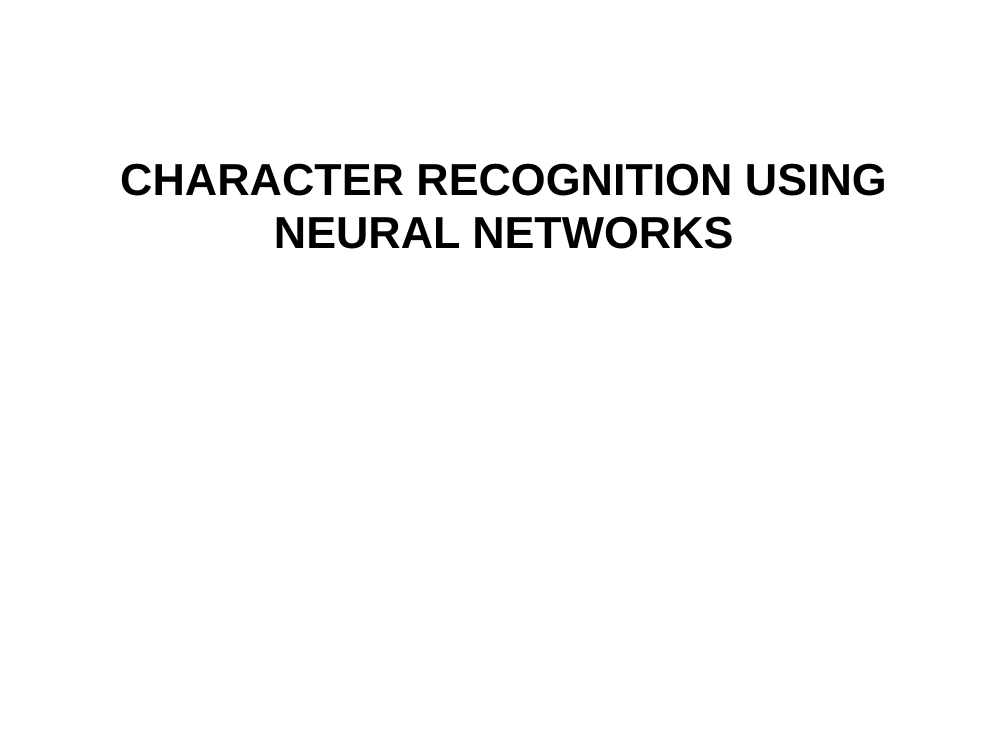
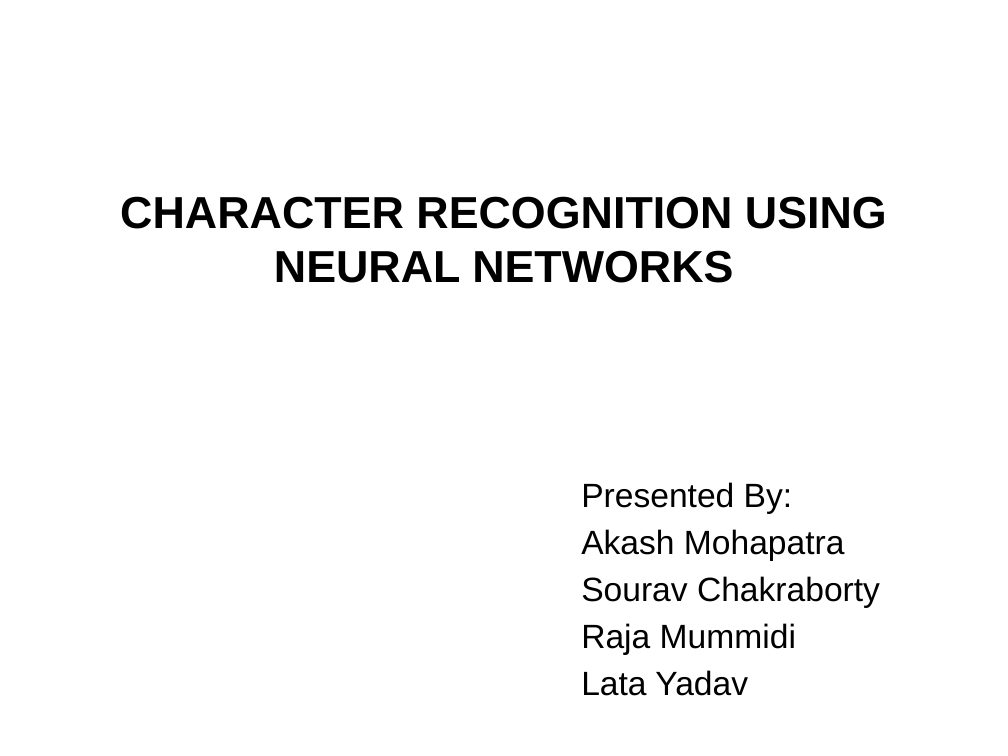
Before and after one commit to SouravChakraborty/CharacterRecognition_ANN, a slide deck: slide 1 of CHARACTER RECOGNITION USING NEURAL NETWORKS.pptx. Drawn at 1008x756 pixels with LibreOffice and Linux fonts; fonts in the diff are those of the drawing; background and template pictures are left out. Boxes give left, top, right and bottom in pixels: in the first picture for what was removed or moved away, otherwise in the second. Text is boxed around its words. In the diff, an @@ line names an element or a change of style, - is before the commit and + after.

```diff
--- a/CHARACTER RECOGNITION USING NEURAL NETWORKS.pptx
+++ b/CHARACTER RECOGNITION USING NEURAL NETWORKS.pptx
@@ title "CHARACTER RECOGNITION USING NEURAL NETWORKS": place and size @@
-title "CHARACTER RECOGNITION USING NEURAL NETWORKS" at box(120, 163, 887, 249)
+title "CHARACTER RECOGNITION USING NEURAL NETWORKS" at box(120, 196, 887, 283)
@@ subtitle added at box(581, 482, 880, 696), 24 pt, text #000000 @@
+Presented By:
+Akash Mohapatra
+Sourav Chakraborty
+Raja Mummidi
+Lata Yadav
```
Also in this commit, not shown: 3 other slides changed.
